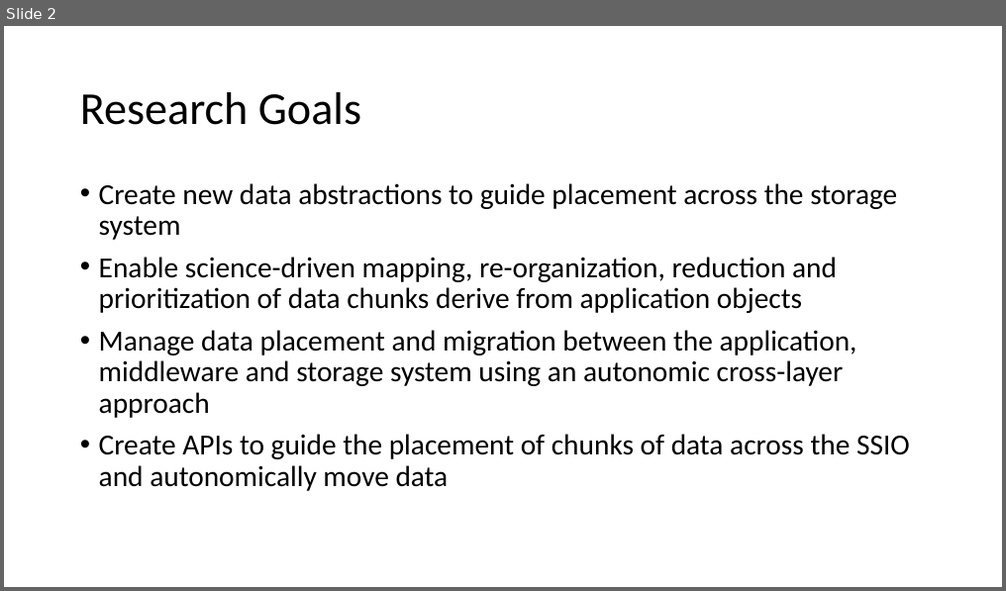
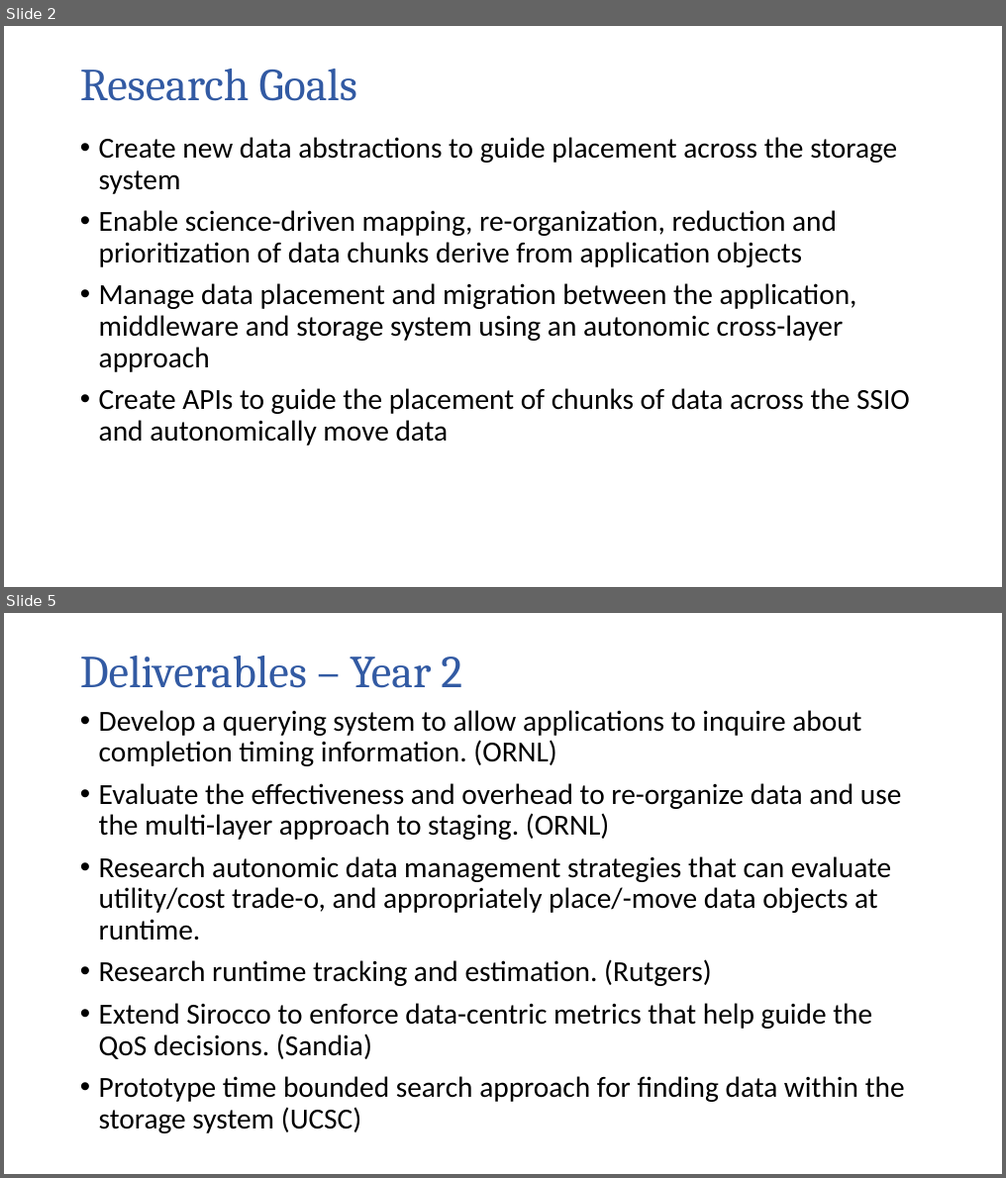
Before and after one commit to TPLink32/sirius, a slide deck: All-Hand-Meetings/AHM-10-14-2015/Presentations/SIRIUS_AHM-klasky.pptx. Shown one above the other, each under a label of ours: slide 2 before the commit, slides 2 and 5 after it; the slides between them are not shown. The pictures are 1006x591 and 1006x1178 pixels, drawn with LibreOffice and Linux fonts; fonts in the diff are those of the drawing; background and template pictures are left out. Boxes give left, top, right and bottom in pixels: in the first picture for what was removed or moved away, otherwise in the second. Text is boxed around its words. In the diff, an @@ line names an element or a change of style, - is before the commit and + after.

```diff
--- a/All-Hand-Meetings/AHM-10-14-2015/Presentations/SIRIUS_AHM-klasky.pptx
+++ b/All-Hand-Meetings/AHM-10-14-2015/Presentations/SIRIUS_AHM-klasky.pptx
@@ slide 5 added at [4,613,1002,1174], background #FFFFFF @@
@@ title added at [80,656,462,688], 44 pt, text #325AA3 @@
+Deliverables – Year 2
@@ text added at [99,710,905,1134], 28 pt, text #000000 @@
+• Develop a querying system to allow applications to inquire about completion timing information. (ORNL)
+• Evaluate the effectiveness and overhead to re-organize data and use the multi-layer approach to staging. (ORNL)
+• Research autonomic data management strategies that can evaluate utility/cost trade-o, and appropriately place/-move data objects at runtime.
+• Research runtime tracking and estimation. (Rutgers)
+• Extend Sirocco to enforce data-centric metrics that help guide the QoS decisions. (Sandia)
+• Prototype time bounded search approach for finding data within the storage system (UCSC)
@@ slide 2 changed as well @@
@@ title "Research Goals" at [80,69,357,101]: font Calibri to Cambria, text colour #000000 to #325AA3 @@
@@ text "Create new data abstractions to ...": place and size @@
-text "Create new data abstractions to ..." at [99,183,910,491]
+text "Create new data abstractions to ..." at [99,137,910,446]
```
Also in this commit, not shown: 1 other slide changed, 9 other slides added.
